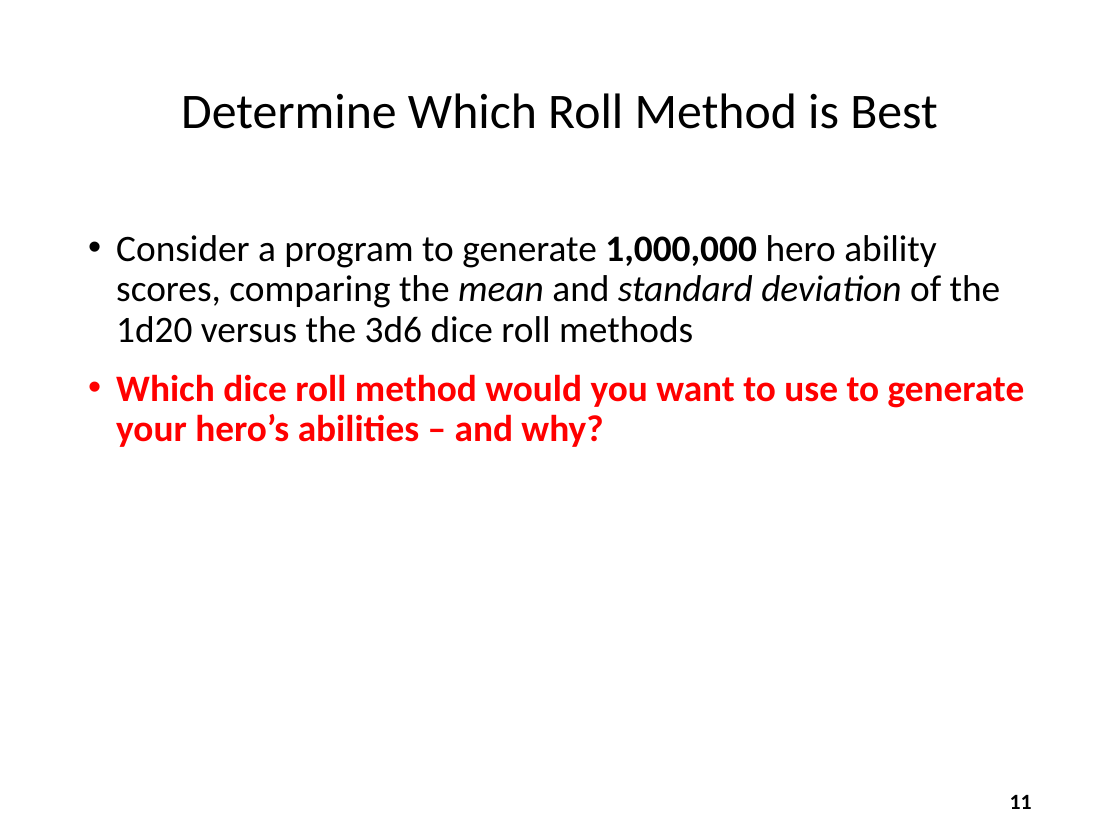
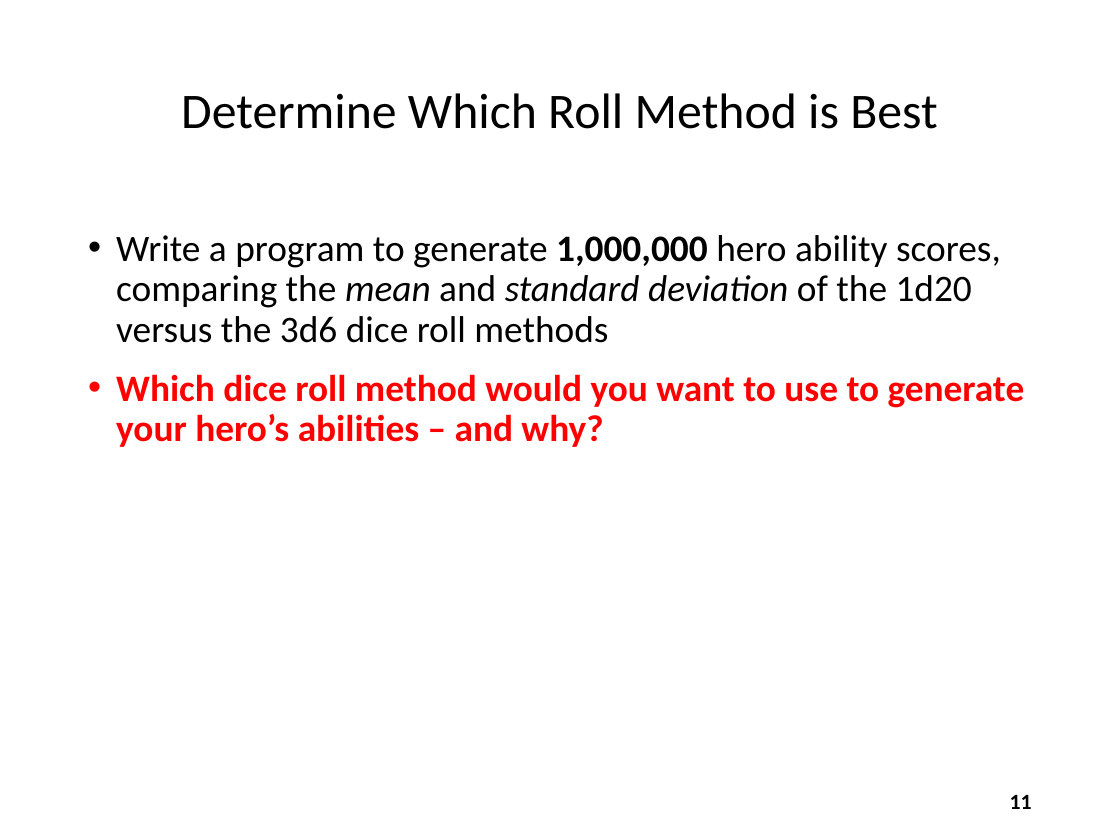
Before and after one commit to dbiersach/scicomp101, a slide deck: slide 11 of Session 07 - Probability and Statistics/Session 07 - Probability and Statistics.pptx. Drawn at 1120x840 pixels with LibreOffice and Linux fonts; fonts in the diff are those of the drawing. Boxes give left, top, right and bottom in pixels: in the first picture for what was removed or moved away, otherwise in the second. Text is boxed around its words. In the diff, an @@ line names an element or a change of style, - is before the commit and + after.

```diff
--- a/Session 07 - Probability and Statistics/Session 07 - Probability and Statistics.pptx
+++ b/Session 07 - Probability and Statistics/Session 07 - Probability and Statistics.pptx
@@ text at (x1=116, y1=235, x2=1001, y2=343): text changed @@
-• Consider a program to generate 1,000,000 hero ability scores, comparing the mean and standard deviation of the 1d20 versus the 3d6 dice roll methods
+• Write a program to generate 1,000,000 hero ability scores, comparing the mean and standard deviation of the 1d20 versus the 3d6 dice roll methods
```
Also in this commit, not shown: 9 other slides changed, 1 slide added, 7 other files.
